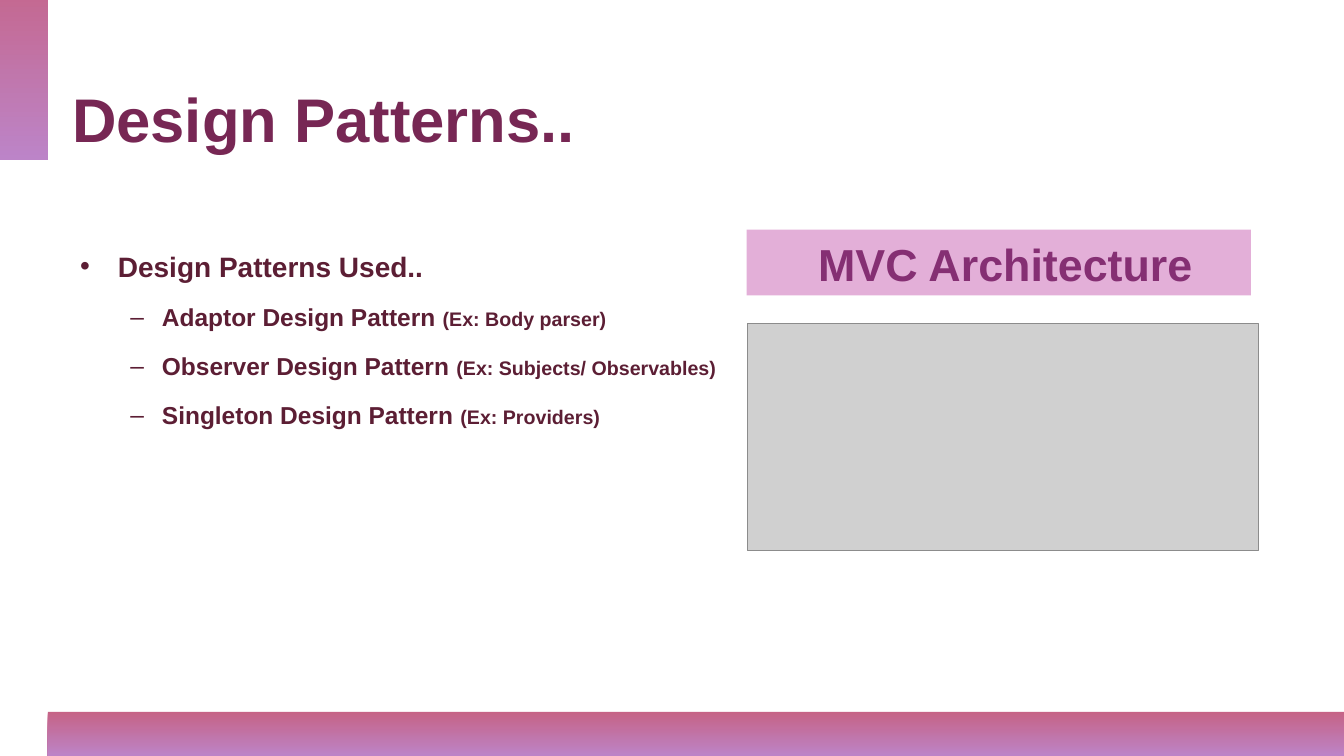
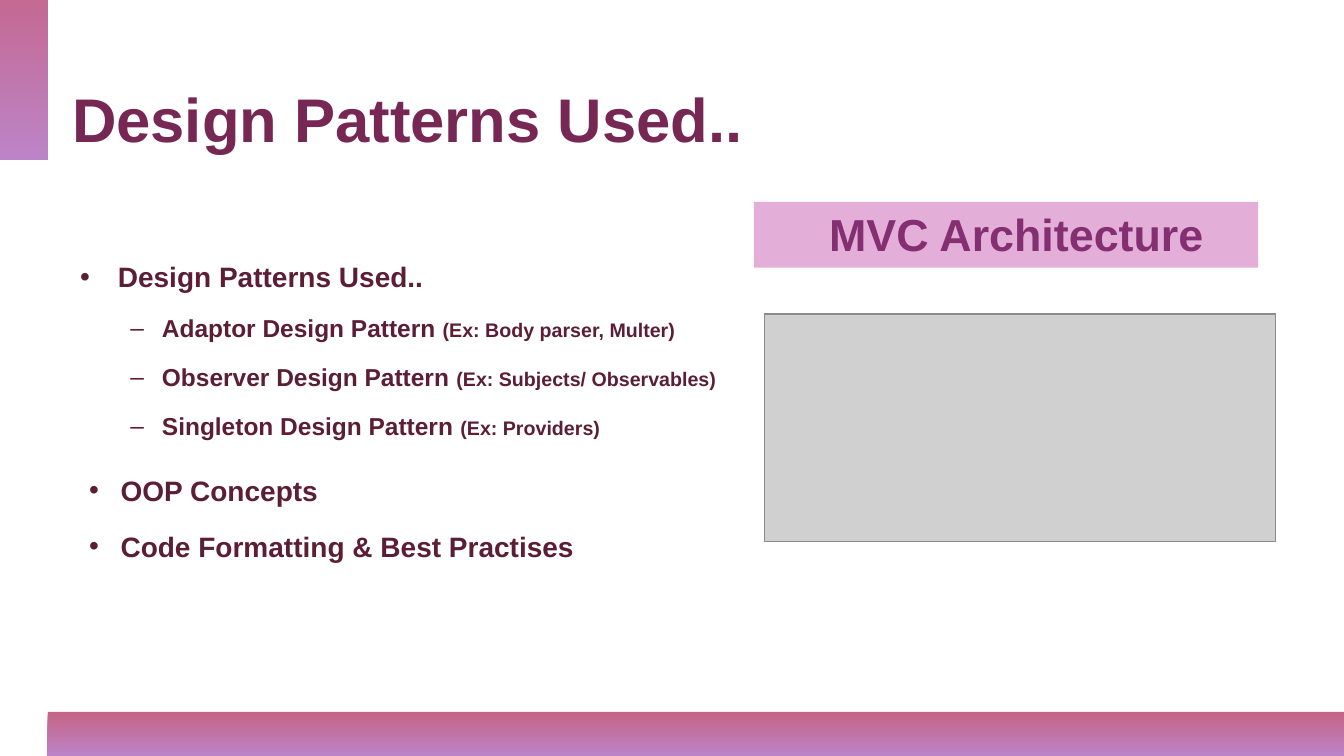
Before and after one commit to cmadusankahw/evenza-MEAN-frontend, a slide deck: slide 7 of Docs/evenza,pptx.pptx. Drawn at 1344x756 pixels with LibreOffice and Linux fonts; fonts in the diff are those of the drawing; grey boxes stand for pictures. Boxes give left, top, right and bottom in pixels: in the first picture for what was removed or moved away, otherwise in the second. Text is boxed around its words. In the diff, an @@ line names an element or a change of style, - is before the commit and + after.

```diff
--- a/Docs/evenza,pptx.pptx
+++ b/Docs/evenza,pptx.pptx
@@ title at [72,97,743,154]: text changed @@
-Design Patterns..
+Design Patterns Used..
@@ text "MVC Architecture": place and size @@
-text "MVC Architecture" at [818,248,1192,282]
+text "MVC Architecture" at [829,218,1203,252]
@@ rectangle: place and size @@
-rectangle at [747,230,1251,295]
+rectangle at [754,202,1258,267]
@@ text "Design Patterns Used..": place and size @@
-text "Design Patterns Used.." at [118,256,716,430]
+text "Design Patterns Used.." at [118,266,716,440]
@@ text at [162,319,675,342]: text changed; size 17.5 to 14 pt @@
-  – Adaptor Design Pattern (Ex: Body parser)
+  – Adaptor Design Pattern (Ex: Body parser, Multer)
@@ picture: place and size @@
-picture at [747,324,1258,551]
+picture at [765,315,1276,541]
@@ text added at [121,481,574,562], 20 pt, text #5C1F34, bold @@
+  • OOP Concepts
+  • Code Formatting & Best Practises
```
Also in this commit, not shown: 2 other slides changed, 2 slides added, 15 other files.
